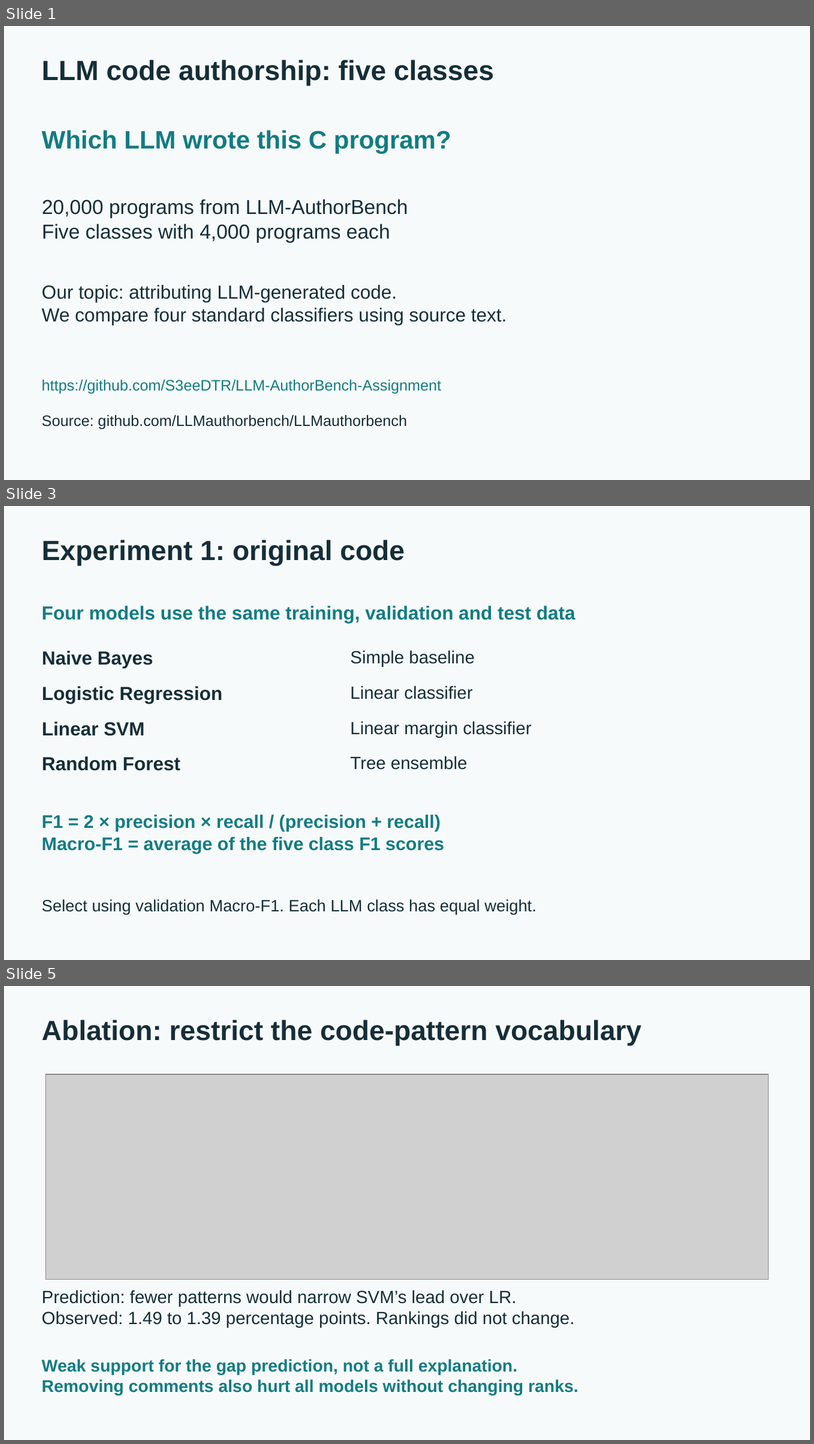
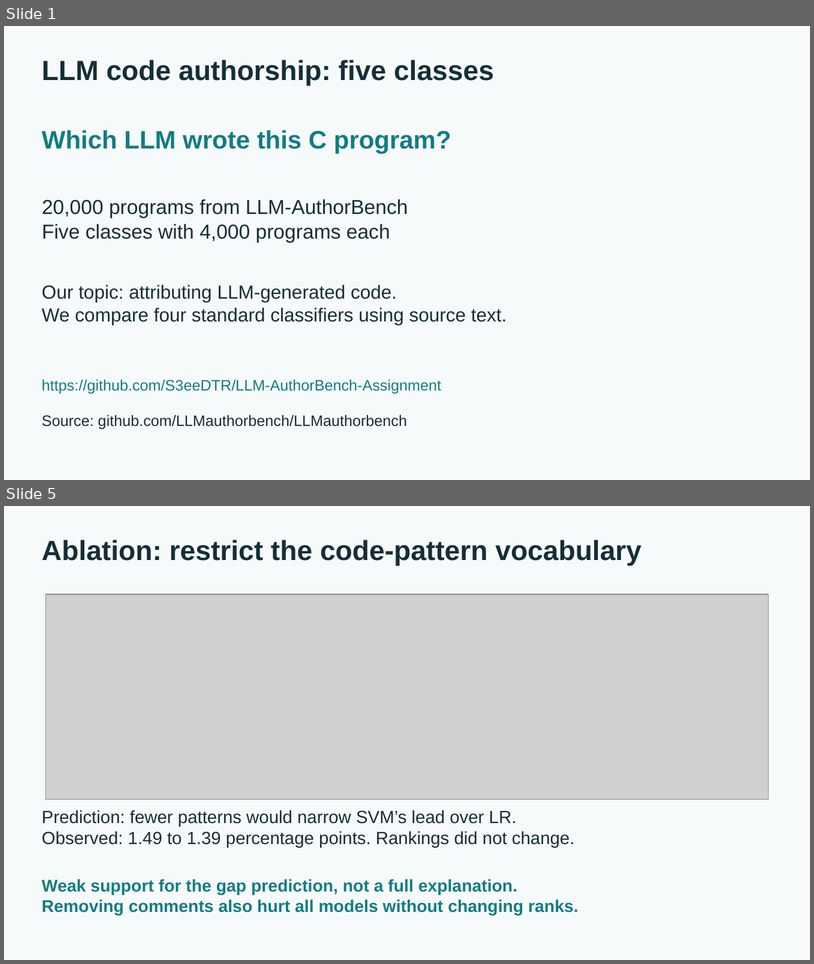
Before and after one commit to S3eeDTR/LLM-AuthorBench-Assignment, a slide deck: submission/Assignment.pptx. Shown one above the other, each under a label of ours: slides 1, 3 and 5 before the commit, slides 1 and 5 after it; the slides between them are not shown. The pictures are 814x1444 and 814x964 pixels, drawn with LibreOffice and Linux fonts; fonts in the diff are those of the drawing; grey boxes stand for pictures. Boxes give left, top, right and bottom in pixels: in the first picture for what was removed or moved away, otherwise in the second. Text is boxed around its words. In the diff, an @@ line names an element or a change of style, - is before the commit and + after.

```diff
--- a/submission/Assignment.pptx
+++ b/submission/Assignment.pptx
@@ slide 3 removed at [4,506,810,960], background #F7FAFA @@
@@ text removed at [42,540,405,565] @@
-Experiment 1: original code
@@ text removed at [42,606,576,623] @@
-Four models use the same training, validation and test data
@@ text removed at [42,651,153,668] @@
-Naive Bayes
@@ text removed at [350,650,474,667] @@
-Simple baseline
@@ text removed at [350,685,473,699] @@
-Linear classifier
@@ text removed at [42,686,223,703] @@
-Logistic Regression
@@ text removed at [42,721,144,736] @@
-Linear SVM
@@ text removed at [350,721,531,737] @@
-Linear margin classifier
@@ text removed at [42,756,180,771] @@
-Random Forest
@@ text removed at [350,756,467,769] @@
-Tree ensemble
@@ text removed at [42,814,444,853] @@
-F1 = 2 × precision × recall / (precision + recall)
-Macro-F1 = average of the five class F1 scores
@@ text removed at [42,899,537,913] @@
-Select using validation Macro-F1. Each LLM class has equal weight.
```
Also in this commit, not shown: 2 slides changed, 1 slide added, 2 other files.
